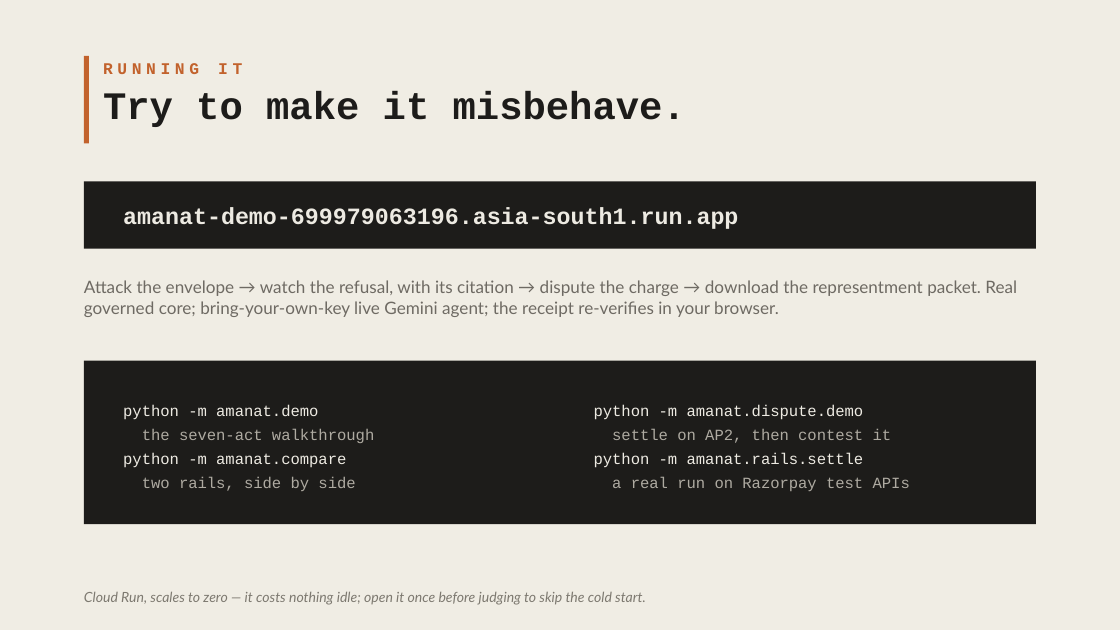
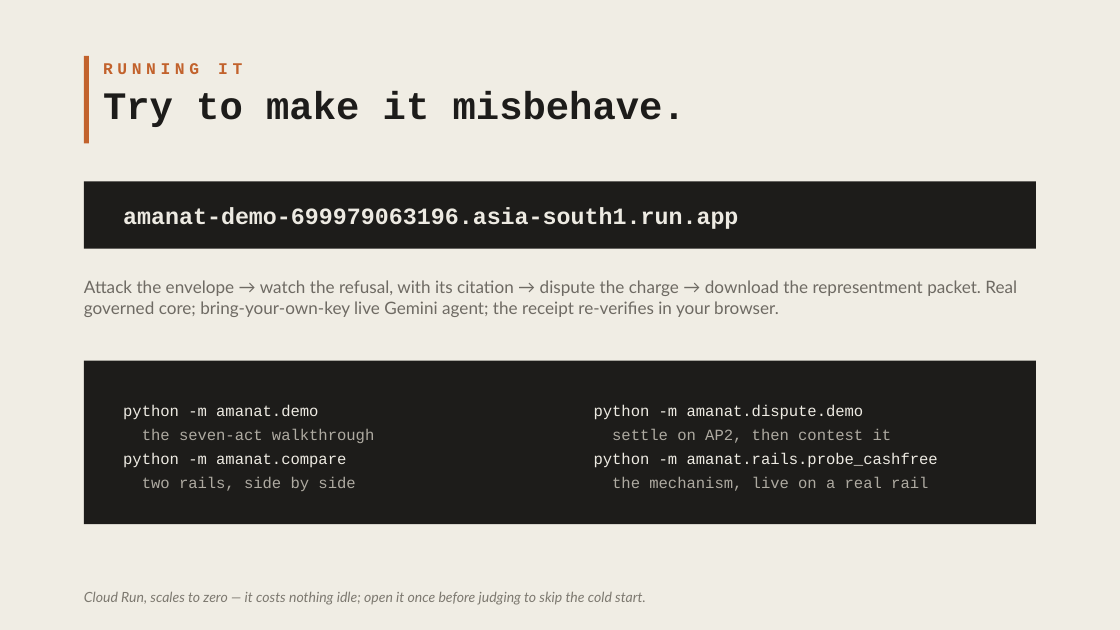
Before and after one commit to HERPESME/amanat, a slide deck: slide 11 of docs/pitch/amanat-deck.pptx. Drawn at 1120x630 pixels with LibreOffice and Linux fonts; fonts in the diff are those of the drawing. Boxes give left, top, right and bottom in pixels: in the first picture for what was removed or moved away, otherwise in the second. Text is boxed around its words. In the diff, an @@ line names an element or a change of style, - is before the commit and + after.

```diff
--- a/docs/pitch/amanat-deck.pptx
+++ b/docs/pitch/amanat-deck.pptx
@@ text at [594,452,938,491]: text changed @@
-python -m amanat.rails.settle
-a real run on Razorpay test APIs
+python -m amanat.rails.probe_cashfree
+the mechanism, live on a real rail
```
Also in this commit, not shown: 5 other slides changed, 3 other files.
